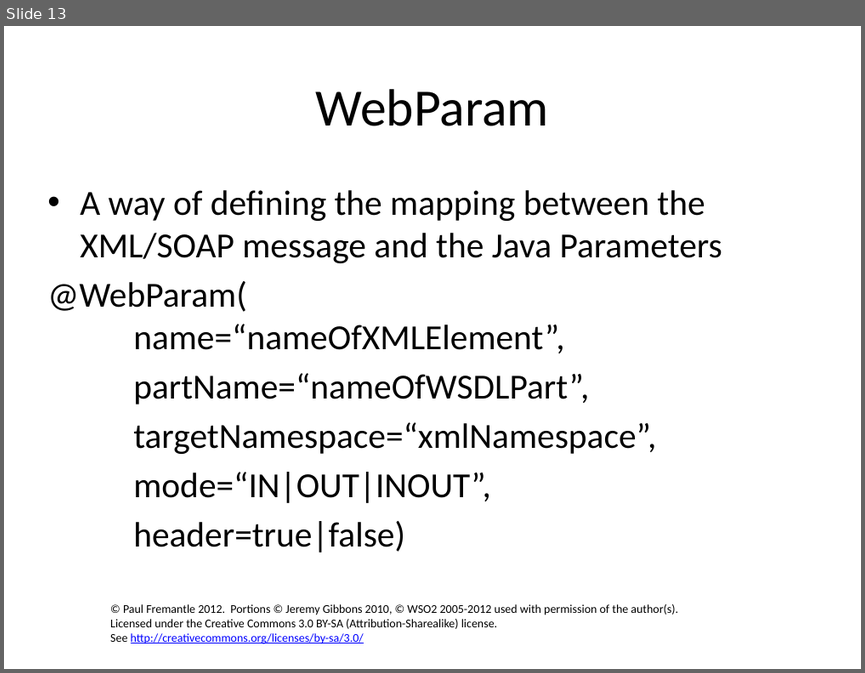
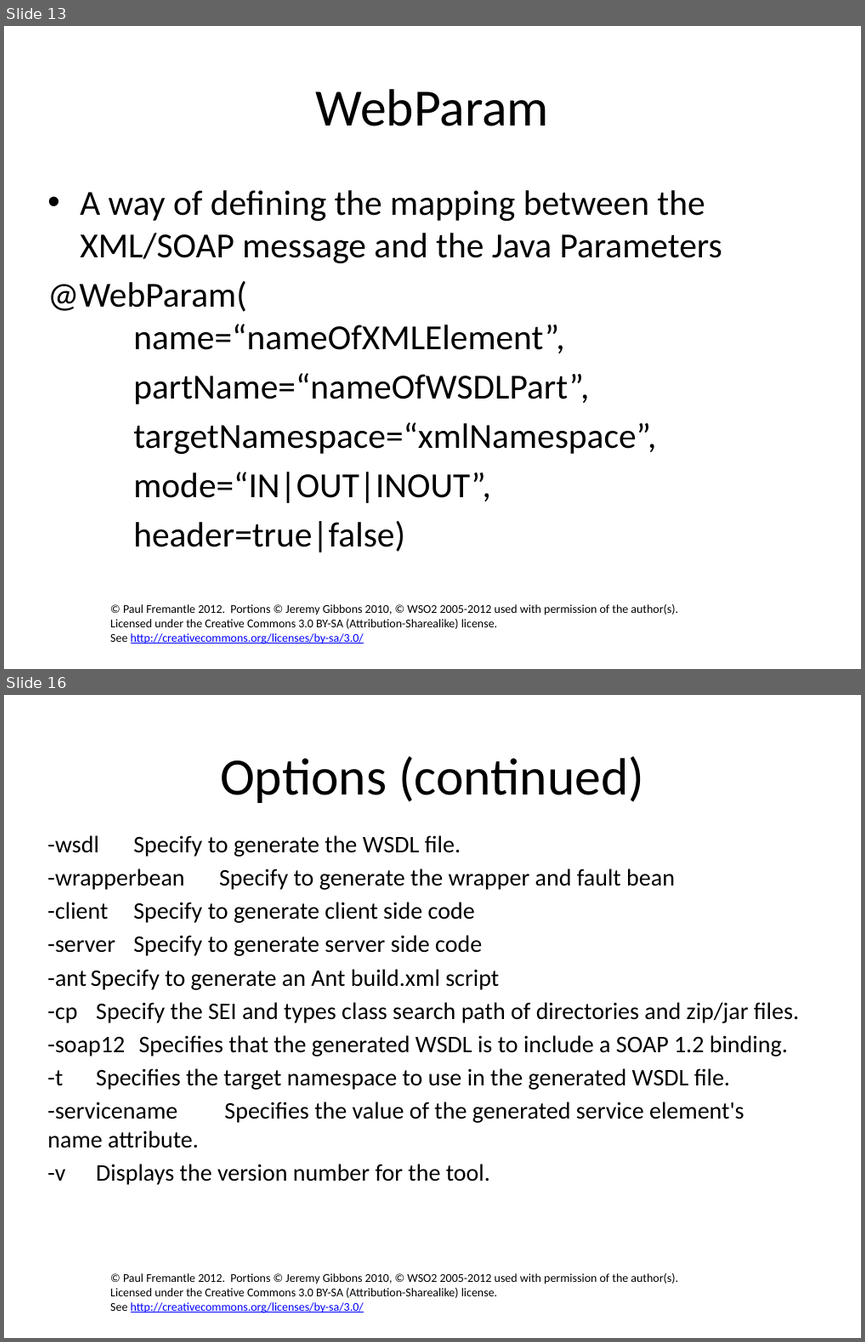
Before and after one commit to pzfreo/ox-soa-old, a slide deck: presentations/05-JAX-WS.pptx. Shown one above the other, each under a label of ours: slide 13 before the commit, slides 13 and 16 after it; the slides between them are not shown. The pictures are 865x673 and 865x1342 pixels, drawn with LibreOffice and Linux fonts; fonts in the diff are those of the drawing; background and template pictures are left out. Boxes give left, top, right and bottom in pixels: in the first picture for what was removed or moved away, otherwise in the second. Text is boxed around its words. In the diff, an @@ line names an element or a change of style, - is before the commit and + after.

```diff
--- a/presentations/05-JAX-WS.pptx
+++ b/presentations/05-JAX-WS.pptx
@@ slide 16 added at box(4, 695, 861, 1338), background #FFFFFF; not listed: 1 template element that a slide beside it also shows @@
@@ title added at box(220, 756, 644, 803), 44 pt, text #000000 @@
+Options (continued)
@@ text added at box(47, 835, 799, 1185), 20 pt, text #000000 @@
+-wsdl Specify to generate the WSDL file.
+-wrapperbean Specify to generate the wrapper and fault bean
+-client Specify to generate client side code
+-server Specify to generate server side code
+-ant Specify to generate an Ant build.xml script
+-cp Specify the SEI and types class search path of directories and zip/jar files.
+-soap12 Specifies that the generated WSDL is to include a SOAP 1.2 binding.
+-t Specifies the target namespace to use in the generated WSDL file.
+-servicename Specifies the value of the generated service element's name attribute.
+-v Displays the version number for the tool.
```
Also in this commit, not shown: 1 slide changed, 8 other slides added, 1 slide removed, 1 other file.
